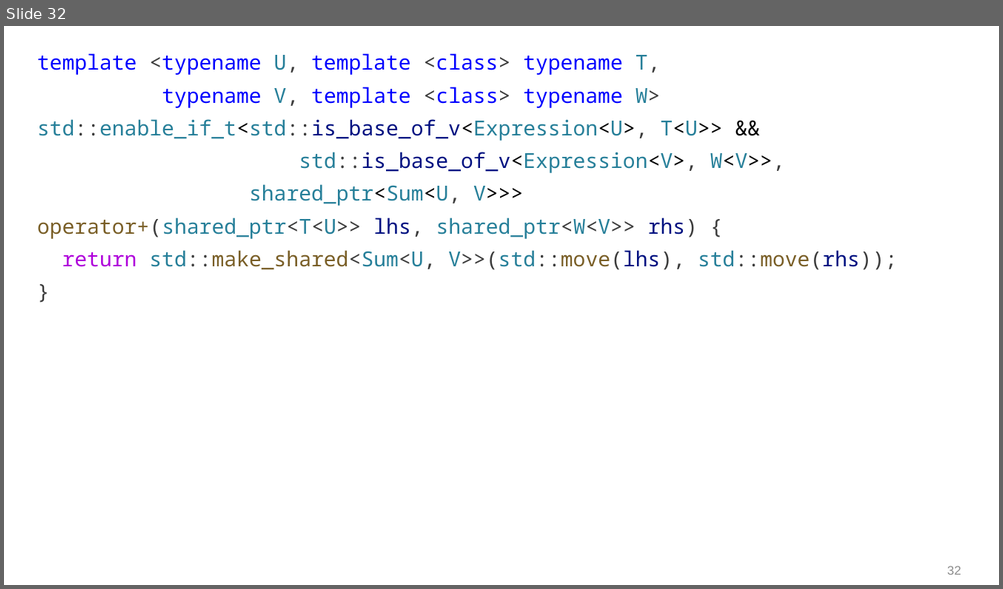
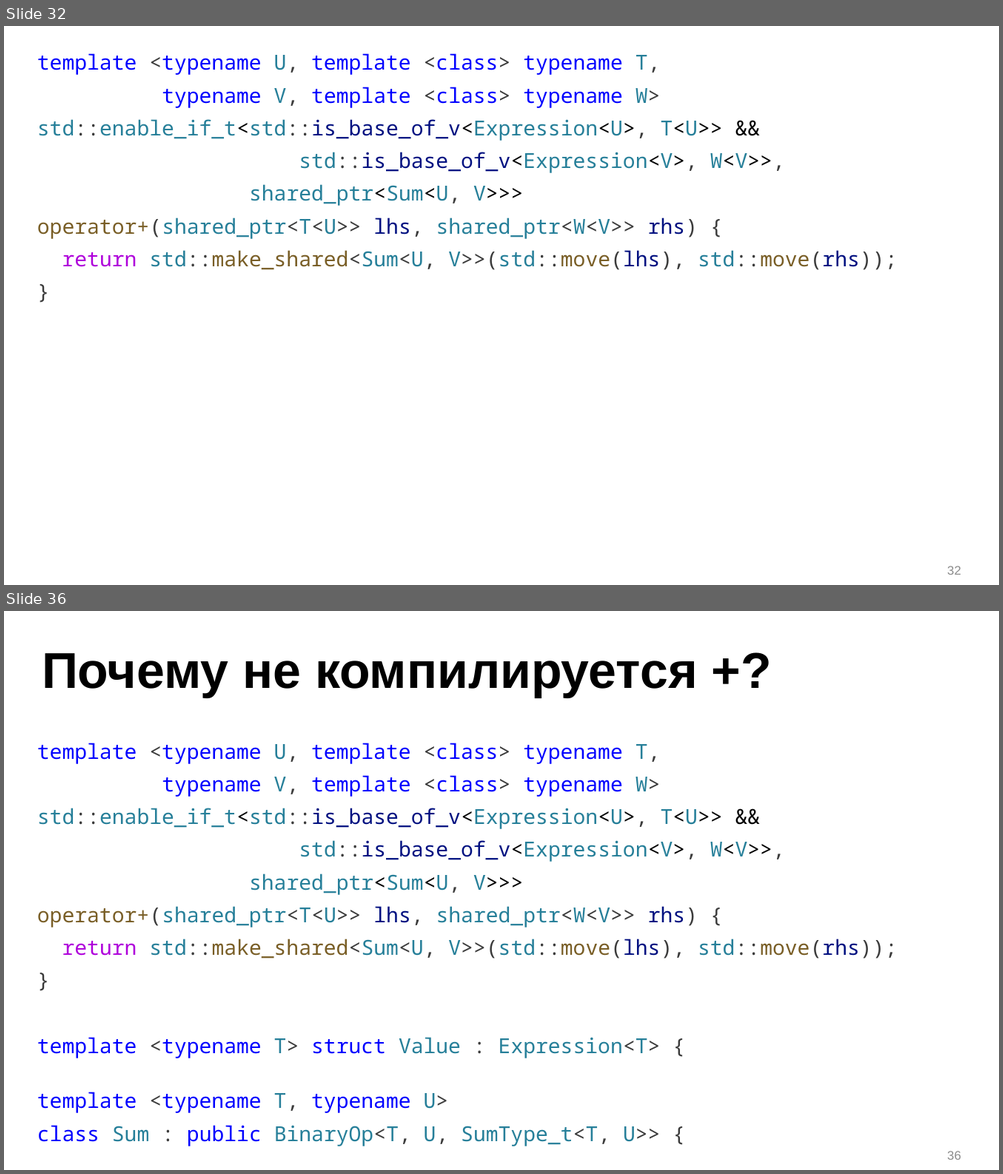
Before and after one commit to ishfb/zcc23, a slide deck: slides_new.pptx. Shown one above the other, each under a label of ours: slide 32 before the commit, slides 32 and 36 after it; the slides between them are not shown. The pictures are 1003x589 and 1003x1174 pixels, drawn with LibreOffice and Linux fonts; fonts in the diff are those of the drawing. Boxes give left, top, right and bottom in pixels: in the first picture for what was removed or moved away, otherwise in the second. Text is boxed around its words. In the diff, an @@ line names an element or a change of style, - is before the commit and + after.

```diff
--- a/slides_new.pptx
+++ b/slides_new.pptx
@@ slide 36 added at (x1=4, y1=611, x2=999, y2=1170), background #FFFFFF @@
@@ title added at (x1=42, y1=653, x2=697, y2=698), 48.6 pt, text #000000, bold @@
+Почему не компилируется +?
@@ text added at (x1=37, y1=743, x2=896, y2=1147), 20 pt, text #267F99 @@
+template <typename U, template <class> typename T,
+typename V, template <class> typename W>
+std::enable_if_t<std::is_base_of_v<Expression<U>, T<U>> &&
+std::is_base_of_v<Expression<V>, W<V>>,
+shared_ptr<Sum<U, V>>>
+operator+(shared_ptr<T<U>> lhs, shared_ptr<W<V>> rhs) {
+return std::make_shared<Sum<U, V>>(std::move(lhs), std::move(rhs));
+}
+template <typename T> struct Value : Expression<T> {
+template <typename T, typename U>
+class Sum : public BinaryOp<T, U, SumType_t<T, U>> {
@@ page number added at (x1=947, y1=1151, x2=961, y2=1160), 12 pt, text #8C8C8C @@
+36
```
Also in this commit, not shown: 1 slide changed, 3 other slides added.
